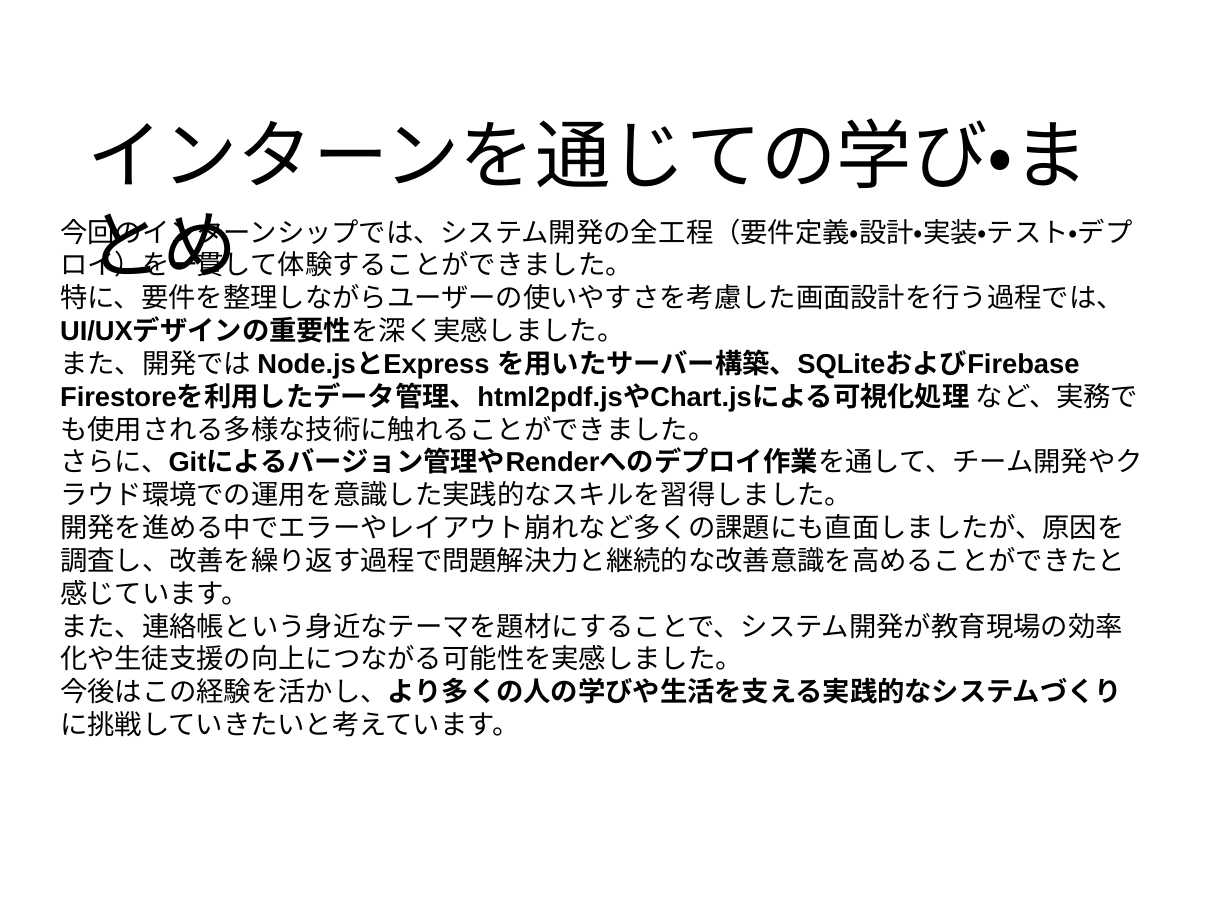
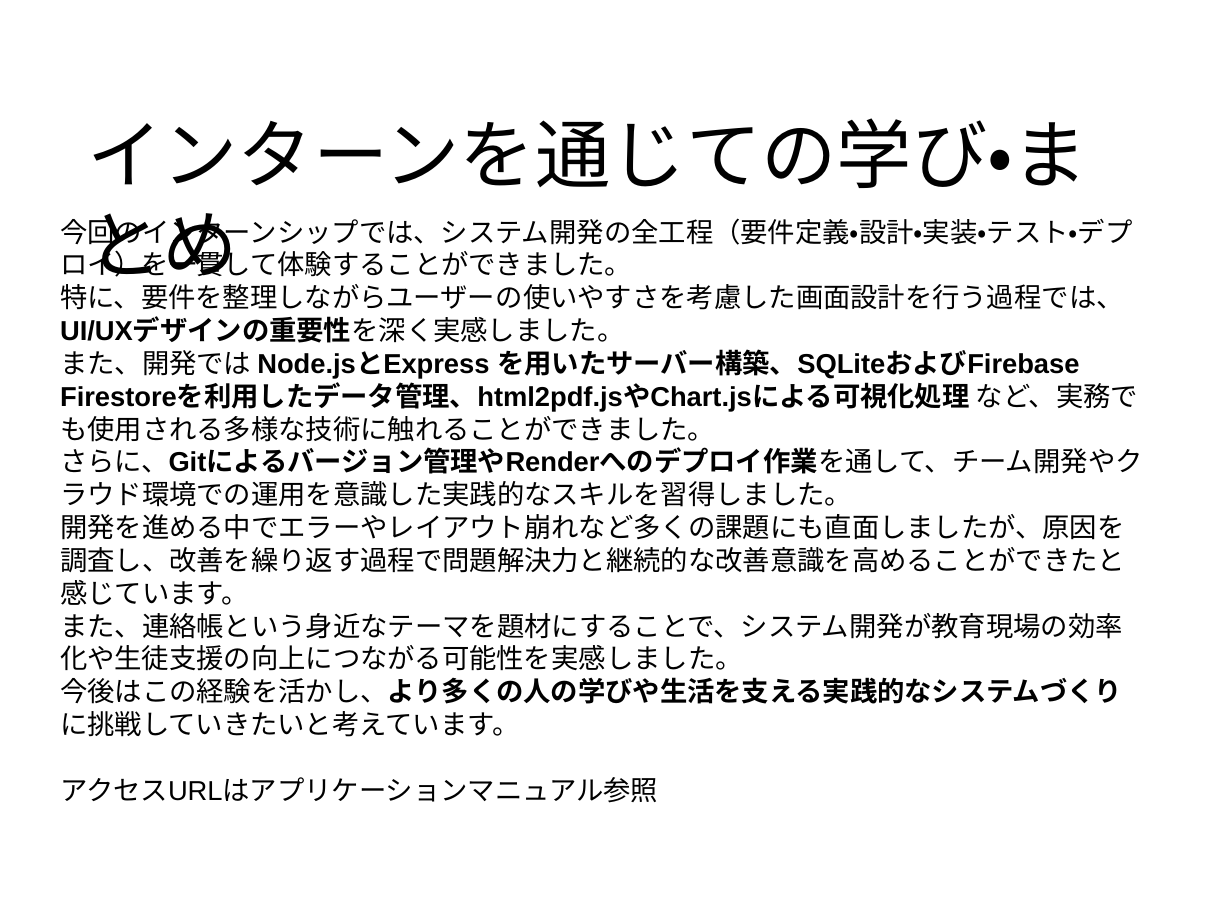
Before and after one commit to tabo0972818/school-journal, a slide deck: slide 14 of public/doc/SchoolJournal_Presentation_Template_v3.pptx. Drawn at 1232x924 pixels with LibreOffice and Linux fonts; fonts in the diff are those of the drawing. Boxes give left, top, right and bottom in pixels: in the first picture for what was removed or moved away, otherwise in the second. Text is boxed around its words. In the diff, an @@ line names an element or a change of style, - is before the commit and + after.

Commit message:
final submission: インターン課題最終版（修正版マニュアル＋プレゼン＋UI最終調整）

```diff
--- a/public/doc/SchoolJournal_Presentation_Template_v3.pptx
+++ b/public/doc/SchoolJournal_Presentation_Template_v3.pptx
@@ text at box(60, 777, 658, 803): paragraph added @@
+アクセスURLはアプリケーションマニュアル参照
```
Also in this commit, not shown: 2 other slides changed, 3 other files.
